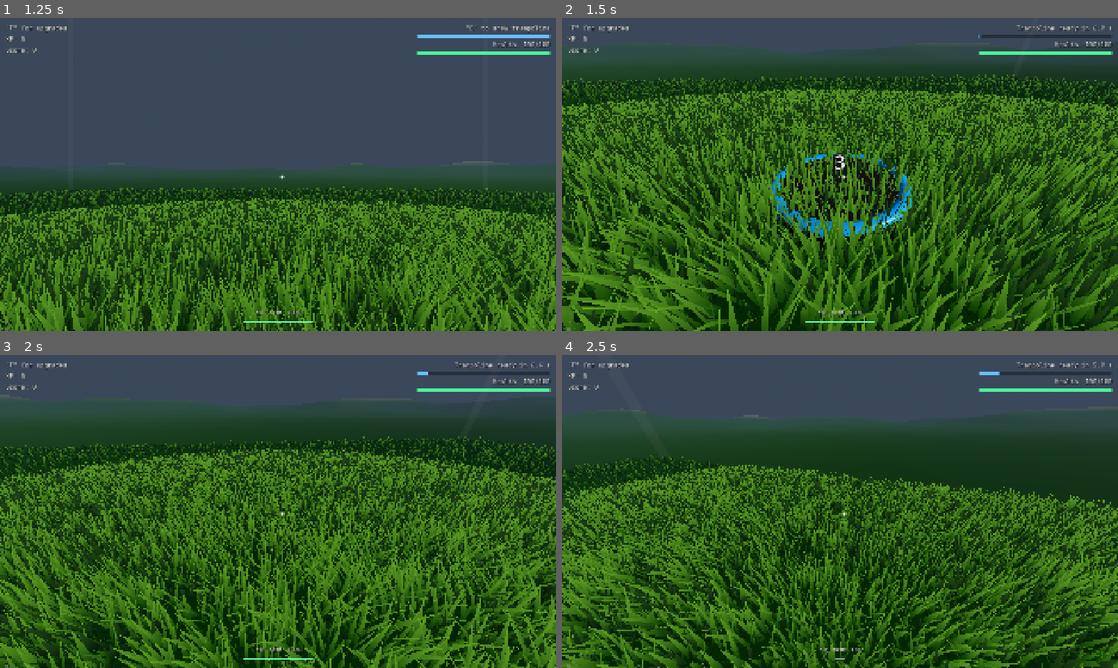
Above: before the commit, frames 1-4 (two rows, left to right).
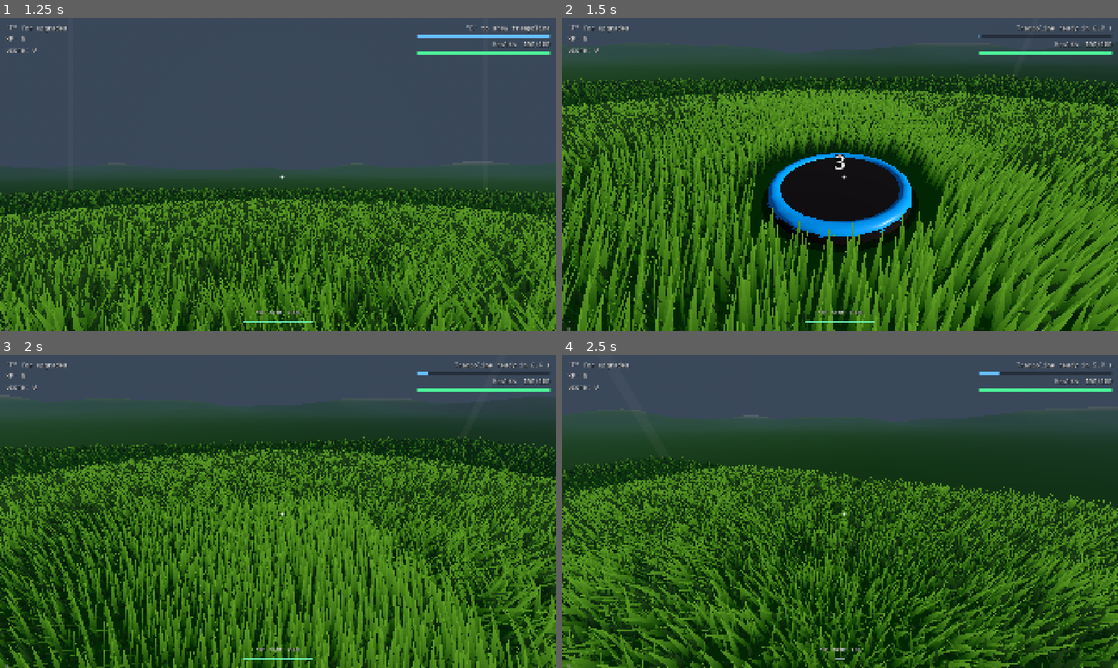
Above: after the commit, the same moments.

Repository: Error403Allowed/Rebound
Game: Godot game, scene res://UI/boot.tscn
Two runs of this game, one before a commit and one after it. Both use one fixed random seed, a clock stepped at 60 frames per second and the inputs below.
Inputs (mouse positions are in pixels of both pictures, inside the frame that each line leads up to):
- Up to frame 1 (1.25 s): click "Start survival" at 0.5 s
- Up to frame 2 (1.5 s): tap Enter at 1.25 s; move the mouse to (867, 174) at 1.27 s; hold W from 1.28 s (still down); tap E at 1.35 s; click (867, 174) at 1.42 s
- Up to frame 3 (2 s): keep holding W; tap Space at 1.52 s
- Up to frame 4 (2.5 s): keep holding W; move the mouse to (812, 511) at 2.02 s; tap Q at 2.1 s; tap Space at 2.27 s

Frame 1 is identical in both runs. In frame 2, 42% of the frame differs, in the area x 0-100%, y 23-100%; in frame 3, 27%; in frame 4, nothing differs.

Commit message:
Clear grass around placed trampolines

Diff:
--- a/Scenes/player.gd
+++ b/Scenes/player.gd
@@ -490,6 +490,35 @@
 	area.body_entered.connect(_on_tramp_entered.bind(area))
 	get_tree().current_scene.add_child(area)
 	area.global_position = pos
+	_clear_grass_around(pos)
+
+
+func _clear_grass_around(pos: Vector3) -> void:
+	var clear_radius := tramp_radius + 0.65
+	for node in get_tree().current_scene.find_children("*", "MultiMeshInstance3D", true, false):
+		if not node is MultiMeshInstance3D:
+			continue
+		var grass := node as MultiMeshInstance3D
+		var mesh := grass.multimesh.mesh
+		if mesh == null:
+			continue
+		var instance_count := grass.multimesh.instance_count
+		var kept := PackedVector3Array()
+		for index in instance_count:
+			var local := grass.multimesh.get_instance_transform(index)
+			var world := grass.global_transform * local
+			if world.origin.distance_to(pos) > clear_radius:
+				kept.append(local.origin)
+		if kept.size() == instance_count:
+			continue
+		var replacement := MultiMesh.new()
+		replacement.transform_format = MultiMesh.TRANSFORM_3D
+		replacement.mesh = mesh
+		replacement.instance_count = kept.size()
+		for index in kept.size():
+			var transform := Transform3D(Basis.IDENTITY, kept[index])
+			replacement.set_instance_transform(index, transform)
+		grass.multimesh = replacement
 
 
 func _on_tramp_entered(body: Node3D, area: Area3D) -> void:
